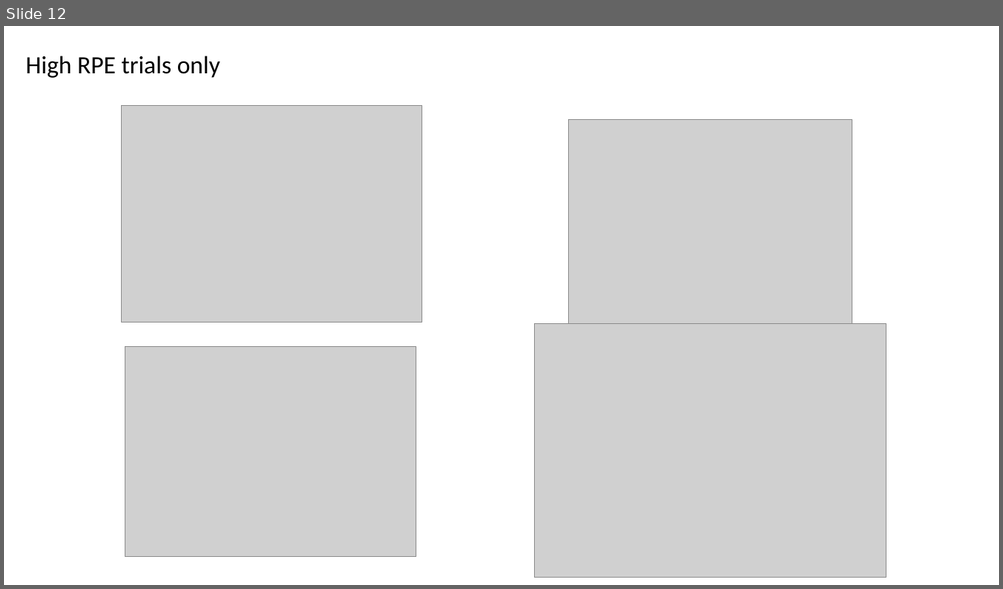
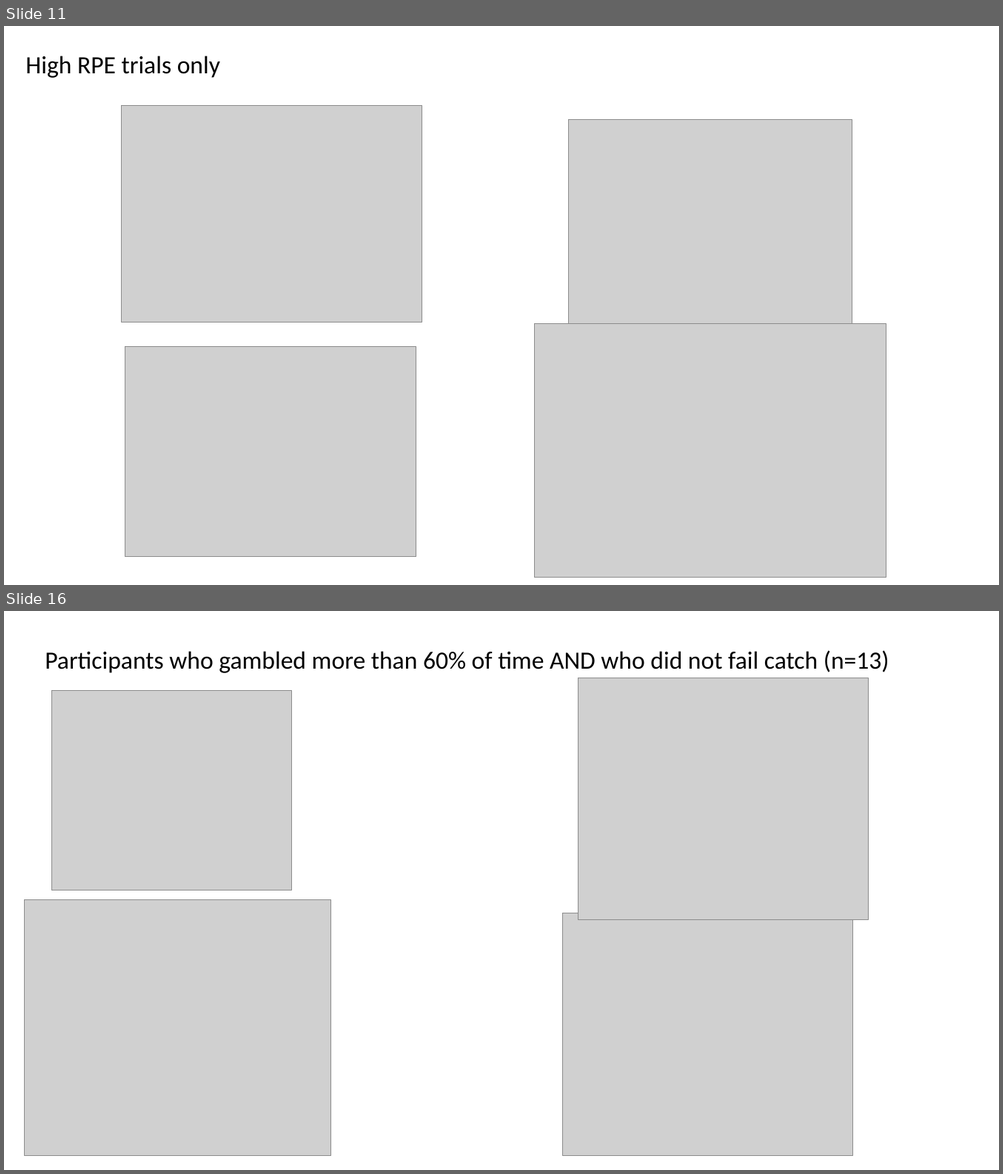
Before and after one commit to gpagnier/rampAnalysis, a slide deck: RampV04Presentation.pptx. Shown one above the other, each under a label of ours: slide 12 before the commit, slides 11 and 16 after it; the slides between them are not shown. The pictures are 1003x589 and 1003x1174 pixels, drawn with LibreOffice and Linux fonts; fonts in the diff are those of the drawing; grey boxes stand for pictures. Boxes give left, top, right and bottom in pixels: in the first picture for what was removed or moved away, otherwise in the second. Text is boxed around its words. In the diff, an @@ line names an element or a change of style, - is before the commit and + after.

```diff
--- a/RampV04Presentation.pptx
+++ b/RampV04Presentation.pptx
@@ slide 16 added at box(4, 611, 999, 1170), background #FFFFFF @@
@@ title added at box(45, 650, 889, 673), 24 pt, text #000000 @@
+Participants who gambled more than 60% of time AND who did not fail catch (n=13)
@@ picture added at box(52, 691, 291, 891) @@
@@ picture added at box(578, 678, 868, 920) @@
@@ picture added at box(24, 900, 331, 1156) @@
@@ picture added at box(563, 914, 853, 1156) @@
@@ what was slide 12 is now slide 11 @@
```
Also in this commit, not shown: 8 slides changed, 5 other slides added, 11 slides removed, 3 other files.
